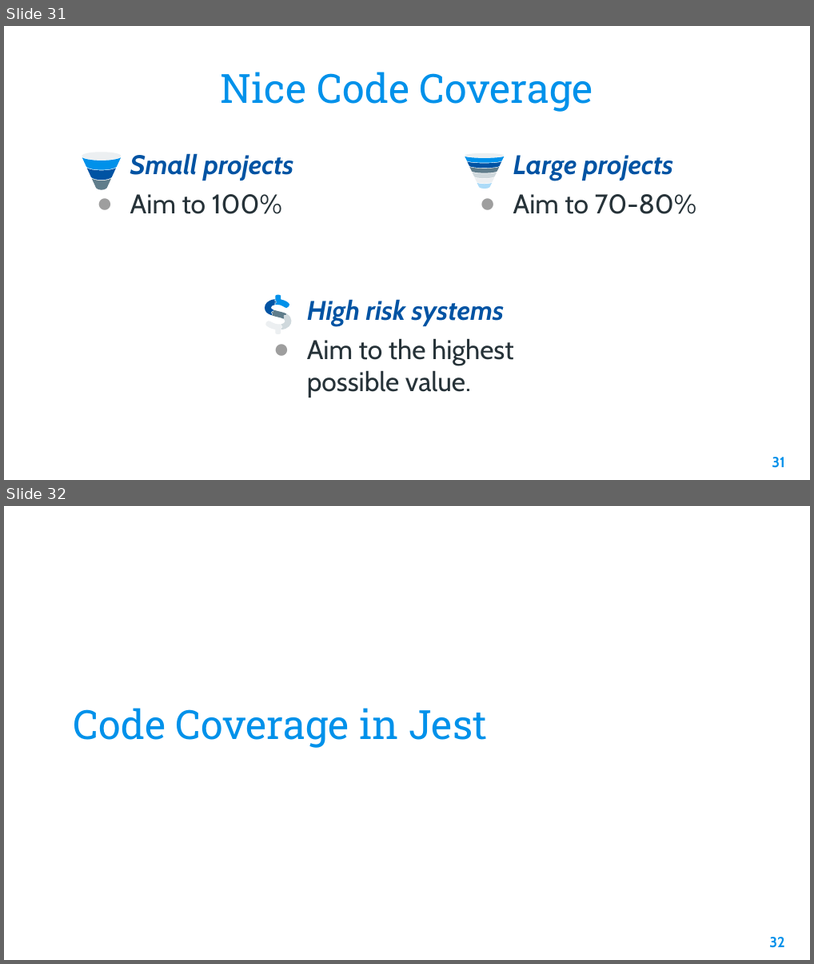
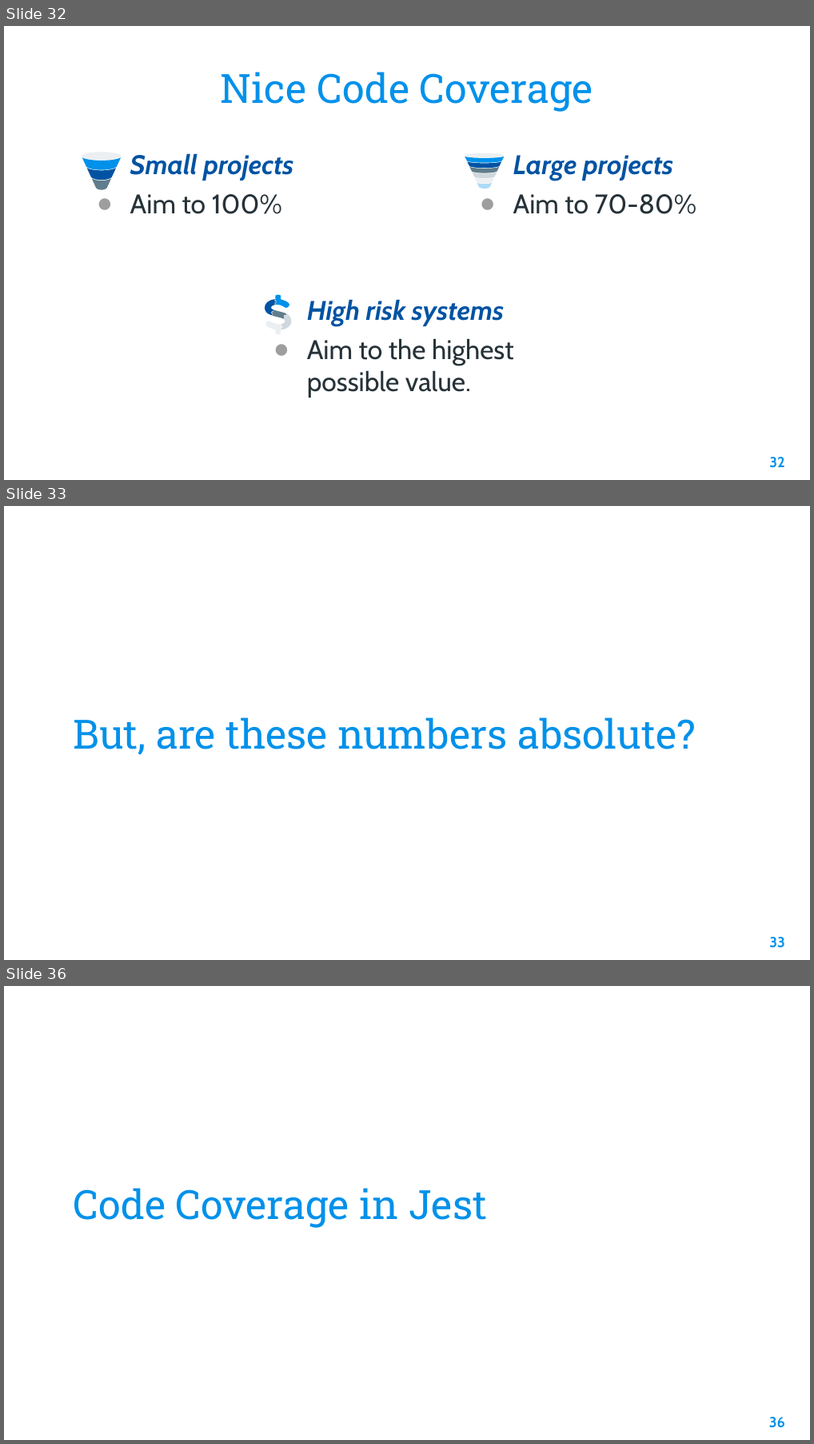
Before and after one commit to ULL-ESIT-PAI-2021-2022/2021-2022-pai-tdd-codecov-gabriel-pablo, a slide deck: slides/TDD+Coverage.pptx. Shown one above the other, each under a label of ours: slides 31 and 32 before the commit, slides 32, 33 and 36 after it; the slides between them are not shown. The pictures are 814x964 and 814x1444 pixels, drawn with LibreOffice and Linux fonts; fonts in the diff are those of the drawing; background and template pictures are left out. Boxes give left, top, right and bottom in pixels: in the first picture for what was removed or moved away, otherwise in the second. Text is boxed around its words. In the diff, an @@ line names an element or a change of style, - is before the commit and + after.

```diff
--- a/slides/TDD+Coverage.pptx
+++ b/slides/TDD+Coverage.pptx
@@ slide 33 added at <box>4,506,810,960</box>, background picture (left out) @@
@@ title added at <box>73,717,695,755</box>, 36 pt, text #0091EA @@
+But, are these numbers absolute?
@@ page number added at <box>770,936,786,948</box>, 13 pt, text #0091EA, bold @@
+33
@@ what was slide 31 is now slide 32 @@
@@ page number at <box>770,456,785,468</box>: text changed @@
-31
+32
@@ what was slide 32 is now slide 36 @@
@@ page number at <box>770,1416,786,1428</box>: text changed @@
-32
+36
```
Also in this commit, not shown: 11 slides changed, 8 other slides added, 1 slide removed, 2 other files.
